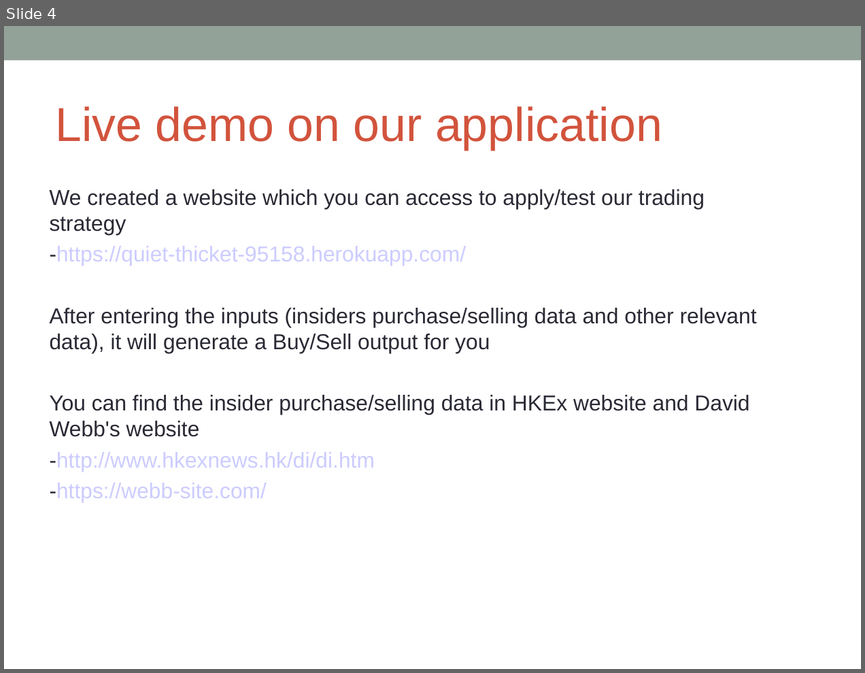
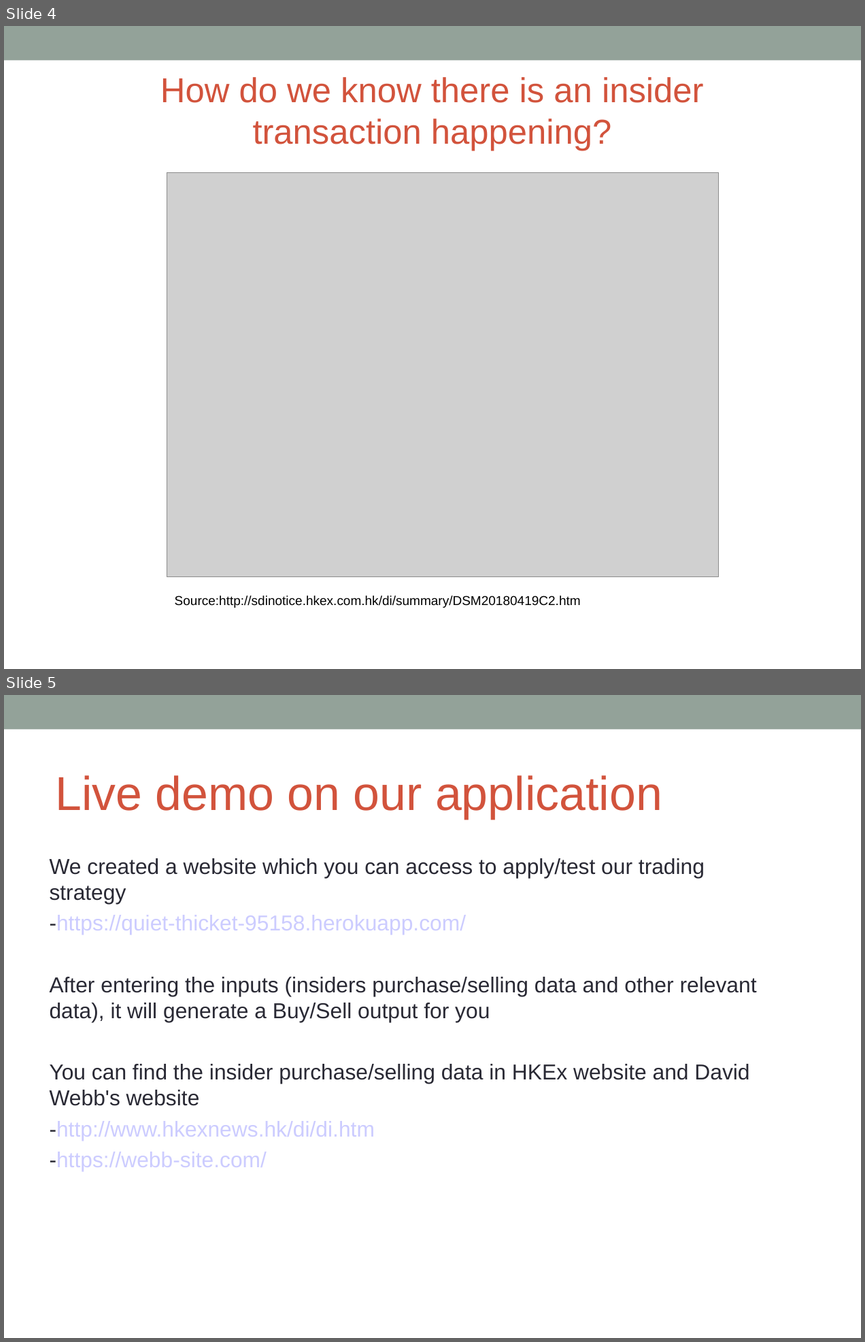
Before and after one commit to gafung/CIML, a slide deck: Presentation/CIML presentation (Apr 18).ppt. Shown one above the other, each under a label of ours: slide 4 before the commit, slides 4 and 5 after it. The pictures are 865x673 and 865x1342 pixels, drawn with LibreOffice and Linux fonts; fonts in the diff are those of the drawing; grey boxes stand for pictures. Boxes give left, top, right and bottom in pixels: in the first picture for what was removed or moved away, otherwise in the second. Text is boxed around its words. In the diff, an @@ line names an element or a change of style, - is before the commit and + after.

```diff
--- a/Presentation/CIML presentation (Apr 18).ppt
+++ b/Presentation/CIML presentation (Apr 18).ppt
@@ slide 4 added at (x1=4, y1=26, x2=861, y2=669), background #FFFFFF; not listed: 1 template element that a slide beside it also shows @@
@@ title added at (x1=160, y1=77, x2=704, y2=151), 32 pt, text #D2533C @@
+How do we know there is an insider transaction happening?
@@ picture added at (x1=167, y1=172, x2=719, y2=577) @@
@@ text added at (x1=175, y1=595, x2=581, y2=607), 12 pt, text #000000 @@
+Source:http://sdinotice.hkex.com.hk/di/summary/DSM20180419C2.htm
@@ what was slide 4 is now slide 5 @@
```
Also in this commit, not shown: 2 other slides added, 1 slide removed.
